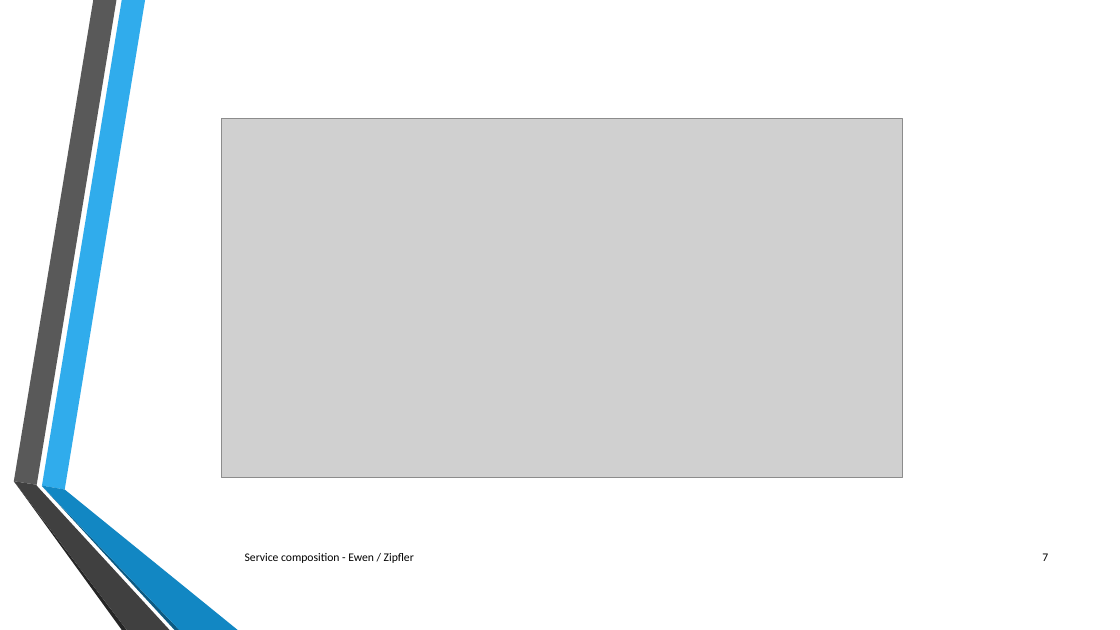
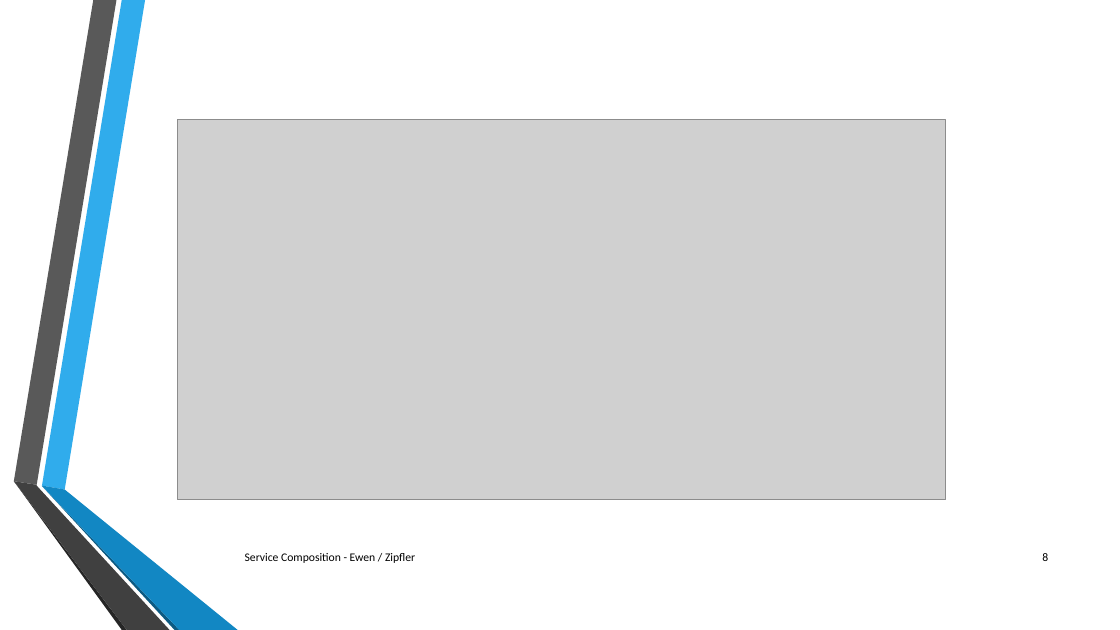
Before and after one commit to jzipfler/HTW-SwArchitektur, a slide deck: slide 8 of doc/slides.pptx (slide 7 before the commit). Drawn at 1120x630 pixels with LibreOffice and Linux fonts; fonts in the diff are those of the drawing; grey boxes stand for pictures; background and template pictures are left out. Boxes give left, top, right and bottom in pixels: in the first picture for what was removed or moved away, otherwise in the second. Text is boxed around its words. In the diff, an @@ line names an element or a change of style, - is before the commit and + after.

```diff
--- a/doc/slides.pptx
+++ b/doc/slides.pptx
@@ picture: place and size @@
-picture at <box>221,118,902,477</box>
+picture at <box>177,120,946,501</box>
@@ text at <box>245,553,415,563</box>: text changed @@
-Service composition - Ewen / Zipfler
+Service Composition - Ewen / Zipfler
@@ page number at <box>1042,553,1048,561</box>: text changed @@
-7
+8
```
Also in this commit, not shown: 9 other slides changed, 1 slide added, 1 slide removed, 2 other files.
